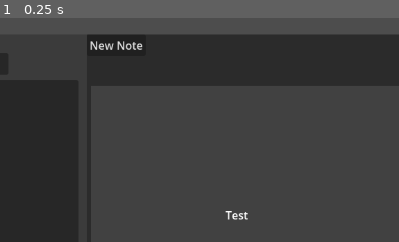
Above: before the commit, frame 1.
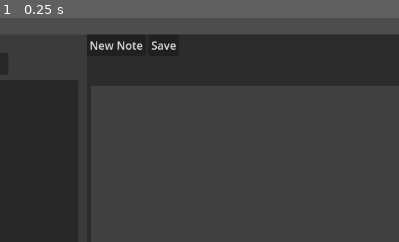
Above: after the commit, the same moment.

Repository: Furio-Faerfax/godot-dev-tabs
Game: Godot game, scene res://dev_tabs/dev_tabs.tscn
Two runs of this game, one before a commit and one after it. Both use one fixed random seed, a clock stepped at 60 frames per second and the inputs below.
Inputs:
- Up to frame 1 (0.25 s): no input
The pictures show only the part of the screen within x 40-90%, y 1-51%; the shares and areas given below are measured in that part.

The runs differ from the first frame. In frame 1, 0.3% of the frame differs, in the area x 38-63%, y 10-91%.

Commit message:
Fixed connecting issuues, added visual feedback when mouse can be used to drag and connect Notes, Started a Data Structure to save The note field, started work on selectable connection for removing and renaming

Diff:
--- a/dev_tabs/dev_tabs.tscn
+++ b/dev_tabs/dev_tabs.tscn
@@ -172,6 +172,10 @@
 layout_mode = 2
 text = "New Note"
 
+[node name="save_notes" type="Button" parent="canvas/tabs/notes/tab_splitter/notes/tools"]
+layout_mode = 2
+text = "Save"
+
 [node name="field_canvas" type="Control" parent="canvas/tabs/notes/tab_splitter/notes"]
 clip_contents = true
 layout_mode = 2
@@ -194,14 +198,6 @@
 
 [node name="connections_field" type="Node2D" parent="canvas/tabs/notes/tab_splitter/notes/field_canvas/field"]
 unique_name_in_owner = true
-
-[node name="Label" type="Label" parent="canvas/tabs/notes/tab_splitter/notes/field_canvas/field"]
-layout_mode = 0
-offset_left = 190.0
-offset_top = 171.0
-offset_right = 230.0
-offset_bottom = 194.0
-text = "Test"
 
 [node name="dialogs" type="Node" parent="."]
 
@@ -240,6 +236,7 @@
 [connection signal="text_changed" from="canvas/tabs/notes/tab_splitter/editor/text" to="canvas/tabs/notes/tab_splitter/editor" method="_on_text_text_changed"]
 [connection signal="gui_input" from="canvas/tabs/notes/tab_splitter/notes/field_bg" to="canvas/tabs/notes/tab_splitter/notes" method="_on_field_bg_gui_input"]
 [connection signal="pressed" from="canvas/tabs/notes/tab_splitter/notes/tools/new_note" to="canvas/tabs/notes/tab_splitter/notes" method="_on_new_note_pressed"]
+[connection signal="pressed" from="canvas/tabs/notes/tab_splitter/notes/tools/save_notes" to="canvas/tabs/notes/tab_splitter/notes" method="_on_save_notes_pressed"]
 [connection signal="canceled" from="dialogs/editor_open_dialog" to="canvas/tabs/notes/tab_splitter/editor" method="_on_editor_open_dialog_canceled"]
 [connection signal="file_selected" from="dialogs/editor_open_dialog" to="canvas/tabs/notes/tab_splitter/editor" method="_on_file_dialog_file_selected"]
 [connection signal="canceled" from="dialogs/editor_save_dialog" to="canvas/tabs/notes/tab_splitter/editor" method="_on_save_dialog_canceled"]
--- a/dev_tabs/notes/input_anchor.tscn
+++ b/dev_tabs/notes/input_anchor.tscn
@@ -3,6 +3,7 @@
 [ext_resource type="Script" path="res://dev_tabs/notes/input_output_anchor.gd" id="1_3ay1g"]
 
 [node name="input_anchor" type="ColorRect"]
+visible = false
 offset_right = 40.0
 offset_bottom = 40.0
 script = ExtResource("1_3ay1g")
--- a/dev_tabs/notes/node_connection.gd
+++ b/dev_tabs/notes/node_connection.gd
@@ -19,7 +19,7 @@
 
 
 
-
+var reparentred := false
 
 
 var node_base: Node2D
@@ -47,8 +47,12 @@
 
 var arrow_1_target: Vector2
 var arrow_2_target: Vector2
-@onready var connections_field: Node2D = %connections_field
+@onready var connections_field: Node2D = null
 
+
+func get_data() -> Dictionary:
+	var data = {"id_1": note_1._node_id, "id_2": note_2._node_id, "input_pos": input.position, "output_pos": output.position, "text": text}
+	return data
 
 
 func _ready() -> void:
@@ -62,22 +66,31 @@
 		text = text_
 		text_init = false
 
+	if note_2 and connections_field == null:
+		connections_field = note_2.get_parent().get_node("connections_field")
+
+
 	if is_connecting:
 		point_a = output.position
 		point_b = input.position
 		line.points[0] = point_a
 		line.points[1] = point_b
-	else:
+	elif !reparentred:
+		reparentred = true
 		self.reparent(connections_field)
 
 func _on_interact_gui_input(event: InputEvent) -> void:
-	pass # Replace with function body.
+	if event is InputEventMouseButton:
+		if event.get_button_index() == 1 and event.pressed:
+			if event.button_index == MOUSE_BUTTON_LEFT:
+				Settings.focused_note_connection = self
+				connection_selected()
 
-func _on_name_text_gui_input(event: InputEvent) -> void:
+func _on_name_text_gui_input(_event: InputEvent) -> void:
 	pass # Replace with function body.
 
 func connection_selected():
-	if Settings.focused_node == self:
+	if Settings.focused_note_connection == self:
 		_change_color(Color.GREEN)
 		selected_timeout.start(5)
 	else:
@@ -90,6 +103,27 @@
 
 func adjust_target():
 	if note_1 and note_2:
-		target = input.position+note_2.get_global_transform()[2]-(note_1.get_global_transform()[2])
+		target = input.get_global_transform()[2]-self.get_global_transform()[2]#position+note_2.get_global_transform()[2]-(note_1.get_global_transform()[2])
+		start = output.get_global_transform()[2]-self.get_global_transform()[2]#note_2.get_global_transform()[2]-output.position+note_1.get_global_transform()[2]
 
+	line.points[0] = start
 	line.points[1] = target
+
+
+	var distance_start_target: float = target.distance_to(start)
+	var dir = target.direction_to(start)
+	var dirgree = dir.x * dir.y
+	if interact.get_parent():
+		interact.get_parent().rotation_degrees = dirgree
+		interact.size.x = distance_start_target
+		interact.get_parent().get_node("text").size.x = distance_start_target
+		$line/interact/arrow.position.x = distance_start_target
+		#naming.position = Vector2(start.x - start.distance_to(target) / 2, start.y - start.distance_to(target)/ 2)
+		var angle = start.angle_to_point(target)
+		interact.get_parent().rotate(angle)
+
+
+
+func _on_selected_timeout_timeout() -> void:
+	Settings.focused_note_connection = null
+	connection_selected()
--- a/dev_tabs/notes/node_connection.tscn
+++ b/dev_tabs/notes/node_connection.tscn
@@ -37,7 +37,7 @@
 offset_right = 25.0
 offset_bottom = 8.0
 mouse_default_cursor_shape = 16
-color = Color(0, 1, 0.683333, 0)
+color = Color(0.93, 0.155, 0, 1)
 
 [node name="arrow" type="Node2D" parent="line/interact"]
 
--- a/dev_tabs/notes/note_template.gd
+++ b/dev_tabs/notes/note_template.gd
@@ -3,7 +3,7 @@
 
 @onready var note_template: Node2D = $"."
 @onready var connections: Node2D = $container/connector/connections
-@onready var connections_field: Node2D = %connections_field
+@onready var connections_fiesld: Node2D
 @onready var anchor_collector: Node2D = $container/connector/anchors/anchor_collector
 @onready var input_output_tmp: Node = $container/connector/input_output_tmp
 
@@ -32,9 +32,29 @@
 
 var new_connection = []
 
+var title := ""
+var path := ""
+var text := ""
+var color := Color.WHITE
+var size := Vector2()
+
+func get_data() -> Dictionary:
+	var data = {
+				"note_type": node_type,
+				"id": _node_id,
+				"position":position,
+				"size": size,
+				"title": title,
+				"text": text,
+				"path": path,
+				"color": color,
+				}
+	return data
+
 func _ready() -> void:
 	Settings.connection_area_entered.connect(connection_entered_area)
 	Settings.connection_area_exited.connect(connection_exited_area)
+
 
 
 func _process(_delta: float) -> void:
@@ -43,9 +63,9 @@
 		for connection in connected_over:
 			connection.adjust_target()
 
-	#print(self_connect, " ",connecting, " ",can_connect)
 	if self_connect:
 		if connecting:
+
 			input.set_to_pos(get_local_mouse_position())
 		else:
 			pass
@@ -54,6 +74,7 @@
 	if event is InputEventMouseButton:
 		if event.get_button_index() == 1 and event.pressed:
 			if event.button_index == MOUSE_BUTTON_LEFT:
+				Settings.mouse_note_connection_cursor_active = get_node("container/connector/anchors/"+str(_area))
 				connecting = true
 				self_connect = true
 
@@ -83,7 +104,11 @@
 				new_connection.push_back(output)
 				new_connection.push_back(input)
 		if not event.pressed:
-
+			if !Settings.mouse_in_note_connection_border:
+				connect_to_id = -1
+			if Settings.mouse_note_connection_cursor_active != null:
+				Settings.mouse_note_connection_cursor_active.set_default_cursor_shape(Control.CURSOR_ARROW)
+				Settings.mouse_note_connection_cursor_active = null
 			connecting = false
 			self_connect = false
 
@@ -104,6 +129,7 @@
 				output.reparent(self.anchor_collector)
 				input.reparent(other.anchor_collector)
 				connected_over.push_back(new_connection[0])
+				connections_sended.push_back(other._node_id)
 				other.connected_over.push_back(new_connection[0])
 				new_connection[0].is_connecting = false
 				new_connection[0].note_2 = other
@@ -125,6 +151,8 @@
 				note_drag = false
 #endregion
 
+
+## The cursor of the Mouse, gives an visual feedback if it could connect to the note
 #region signal connections
 func connection_entered_area(id_connect: int, _area: String):
 	if connecting:
@@ -141,7 +169,7 @@
 	_on_area_gui_input(event, "right")
 
 func _on_down_gui_input(event: InputEvent) -> void:
-	_on_area_gui_input(event, "bot")
+	_on_area_gui_input(event, "down")
 
 func _on_top_gui_input(event: InputEvent) -> void:
 	_on_area_gui_input(event, "top")
@@ -151,40 +179,52 @@
 
 
 
-
 func _on_left_mouse_entered() -> void:
+	_on_enter_connector("left")
+
+func _on_top_mouse_entered() -> void:
+	_on_enter_connector("top")
+
+func _on_down_mouse_entered() -> void:
+	_on_enter_connector("down")
+
+func _on_right_mouse_entered() -> void:
+	_on_enter_connector("right")
+
+
+func _on_right_mouse_exited() -> void:
+	_on_exit_connector("right")
+
+func _on_top_mouse_exited() -> void:
+	_on_exit_connector("top")
+
+func _on_down_mouse_exited() -> void:
+	_on_exit_connector("down")
+
+func _on_left_mouse_exited() -> void:
+	_on_exit_connector("left")
+
+
+func _on_enter_connector(side):
 	can_connect = true
-	Settings.connection_area_entered.emit(get_instance_id(), "left")
-
-func _on_top_mouse_entered() -> void:
-	can_connect = true
-	Settings.connection_area_entered.emit(get_instance_id(), "top")
-
-func _on_down_mouse_entered() -> void:
-	can_connect = true
-	Settings.connection_area_entered.emit(get_instance_id(), "bot")
-
-func _on_right_mouse_entered() -> void:
-	can_connect = true
-	Settings.connection_area_entered.emit(get_instance_id(), "right")
-
-func _on_right_mouse_exited() -> void:
-	Settings.connection_area_exited.emit(-1, "right")
+	Settings.connection_area_entered.emit(get_instance_id(), side)
+	Settings.mouse_in_note_connection_border = true
+	if Settings.mouse_note_connection_cursor == null:
+		Settings.mouse_note_connection_cursor = get_node("container/connector/anchors/"+str(side))
+	if Settings.mouse_note_connection_cursor_active != null:
+		Settings.mouse_note_connection_cursor_active.set_default_cursor_shape(Control.CURSOR_CROSS)
+	else:
+		Settings.mouse_note_connection_cursor.set_default_cursor_shape(Control.CURSOR_CROSS)
+
+func _on_exit_connector(side):
+	Settings.connection_area_exited.emit(-1, side)
 	if !connecting:
 		self_connect = false
 
-func _on_top_mouse_exited() -> void:
-	Settings.connection_area_exited.emit(-1, "top")
-	if !connecting:
-		self_connect = false
-
-func _on_down_mouse_exited() -> void:
-	Settings.connection_area_exited.emit(-1, "bot")
-	if !connecting:
-		self_connect = false
-
-func _on_left_mouse_exited() -> void:
-	Settings.connection_area_exited.emit(-1, "left")
-	if !connecting:
-		self_connect = false
+	Settings.mouse_in_note_connection_border = false
+	if Settings.mouse_note_connection_cursor != null:
+		Settings.mouse_note_connection_cursor.set_default_cursor_shape(Control.CURSOR_ARROW)
+		if Settings.mouse_note_connection_cursor_active != null:
+			Settings.mouse_note_connection_cursor_active.set_default_cursor_shape(Control.CURSOR_ARROW)
+		Settings.mouse_note_connection_cursor = null
 #endregion
--- a/dev_tabs/notes/note_template.tscn
+++ b/dev_tabs/notes/note_template.tscn
@@ -26,6 +26,7 @@
 custom_minimum_size = Vector2(0, 41.11)
 layout_mode = 2
 size_flags_vertical = 0
+mouse_default_cursor_shape = 6
 color = Color(0.54099, 0.54099, 0.54099, 1)
 
 [node name="note_bar" type="HBoxContainer" parent="container/VBoxContainer/note_bar"]
@@ -65,6 +66,8 @@
 offset_left = -5.0
 offset_right = 4.0
 offset_bottom = 309.0
+mouse_default_cursor_shape = 3
+color = Color(1, 1, 1, 0)
 
 [node name="top" type="ColorRect" parent="container/connector/anchors"]
 layout_mode = 0
@@ -72,6 +75,8 @@
 offset_top = -4.0
 offset_right = 375.0
 offset_bottom = 4.0
+mouse_default_cursor_shape = 3
+color = Color(1, 1, 1, 0)
 
 [node name="down" type="ColorRect" parent="container/connector/anchors"]
 layout_mode = 0
@@ -79,12 +84,14 @@
 offset_top = 304.0
 offset_right = 375.0
 offset_bottom = 312.0
+color = Color(1, 1, 1, 0)
 
 [node name="right" type="ColorRect" parent="container/connector/anchors"]
 layout_mode = 0
 offset_left = 366.0
 offset_right = 375.0
 offset_bottom = 309.0
+color = Color(1, 1, 1, 0)
 
 [node name="anchor_collector" type="Node2D" parent="container/connector/anchors"]
 
--- a/dev_tabs/notes/notes.gd
+++ b/dev_tabs/notes/notes.gd
@@ -45,3 +45,14 @@
 	inst.field_bg = field_bg
 	inst._node_id = note_ids
 	field.add_child(inst)
+
+
+func _on_save_notes_pressed() -> void:
+	for each in field.get_child_count():
+		if each == 0:
+			continue
+		print(field.get_child(each).get_data())
+
+
+	for each in field.get_child(0).get_children():
+		print(each.get_data())
--- a/dev_tabs/notes/output_anchor.tscn
+++ b/dev_tabs/notes/output_anchor.tscn
@@ -3,6 +3,7 @@
 [ext_resource type="Script" path="res://dev_tabs/notes/input_output_anchor.gd" id="1_2weni"]
 
 [node name="output_anchor" type="ColorRect"]
+visible = false
 offset_right = 40.0
 offset_bottom = 40.0
 script = ExtResource("1_2weni")
--- a/settings.gd
+++ b/settings.gd
@@ -15,6 +15,10 @@
 var dev_mode = true
 var note_mode = true
 
+var mouse_note_connection_cursor: ColorRect
+var mouse_note_connection_cursor_active: ColorRect
+var focused_note_connection
+var mouse_in_note_connection_border := false
 var settings :Dictionary = {"autoload_editor_first_recent": false}
 
 var _file = dev_tab_file_handler.new()
@@ -28,8 +32,17 @@
 	ev.keycode = KEY_F1
 	InputMap.action_add_event("switch_note_mode", ev)
 
+	##These are only to get away the Warning in Console
+	connection_selection.connect(_into_void_2)
+	connection_area_entered.connect(_into_void)
+	connection_area_exited.connect(_into_void)
 
 	#_open_user_directory()
+
+func _into_void(_i, _a):
+	pass
+func _into_void_2():
+	pass
 
 func _input(event: InputEvent) -> void:
 	if event.is_action_pressed("ui_cancel"):
